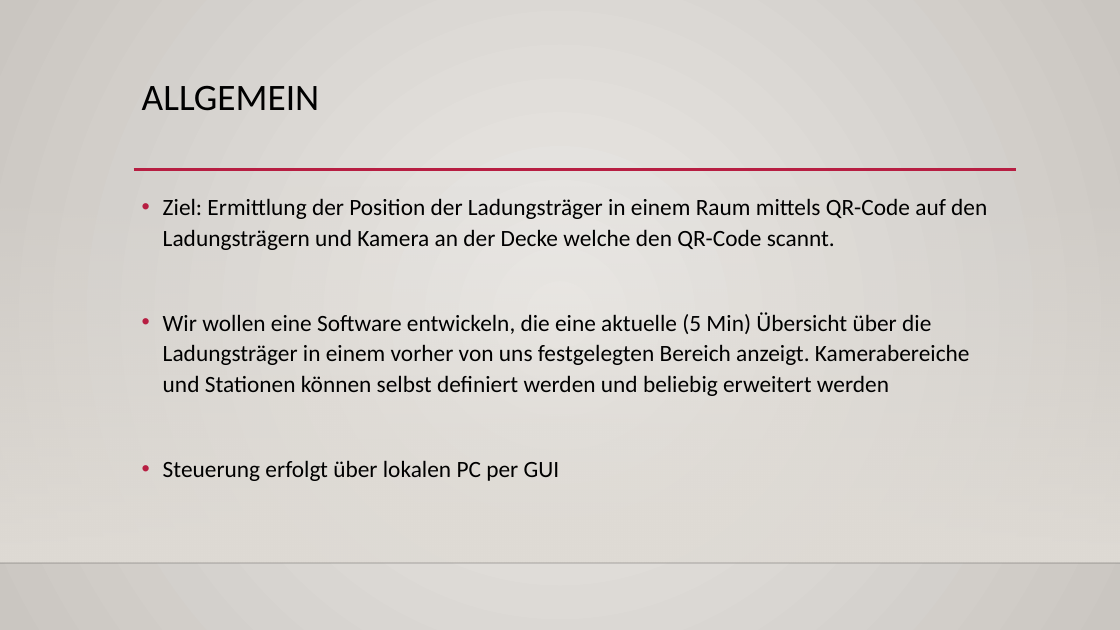
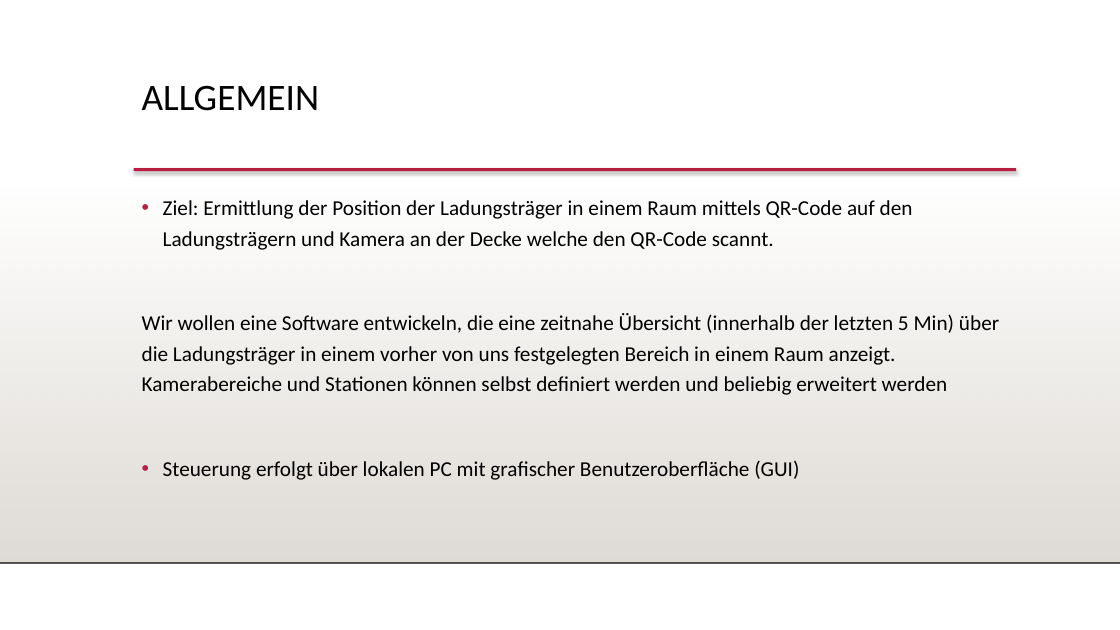
Before and after one commit to FeFi7/CarrierTracking, a slide deck: slide 2 of Dokumentation/MeilensteinPraesentation.pptx. Drawn at 1120x630 pixels with LibreOffice and Linux fonts; fonts in the diff are those of the drawing; background and template pictures are left out. Boxes give left, top, right and bottom in pixels: in the first picture for what was removed or moved away, otherwise in the second. Text is boxed around its words. In the diff, an @@ line names an element or a change of style, - is before the commit and + after.

```diff
--- a/Dokumentation/MeilensteinPraesentation.pptx
+++ b/Dokumentation/MeilensteinPraesentation.pptx
@@ background gradient #ECEAE7 to #CAC7C1 to #FFFFFF @@
@@ line (134, 170) - (1017, 170): stroke #B71E42 2.5 pt to #B71E42 2.49 pt @@
@@ text at <box>163,200,913,250</box>: size 20 to 18.2 pt in "Ziel: Ermittlung der Position der Ladungsträger in ..."; line spacing 1.1 to 1.2 @@
@@ text at <box>142,313,999,480</box>: text changed; size 20 to 18.2 pt @@
-• Wir wollen eine Software entwickeln, die eine aktuelle (5 Min) Übersicht über die Ladungsträger in einem vorher von uns festgelegten Bereich anzeigt. Kamerabereiche und Stationen können selbst definiert werden und beliebig erweitert werden
-• Steuerung erfolgt über lokalen PC per GUI
+Wir wollen eine Software entwickeln, die eine zeitnahe Übersicht (innerhalb der letzten 5 Min) über die Ladungsträger in einem vorher von uns festgelegten Bereich in einem Raum anzeigt. Kamerabereiche und Stationen können selbst definiert werden und beliebig erweitert werden
+• Steuerung erfolgt über lokalen PC mit grafischer Benutzeroberfläche (GUI)
@@ line (0, 563) - (1120, 563): stroke #000001 1 pt to #000001 0.99 pt @@
```
Also in this commit, not shown: 7 other slides changed.
